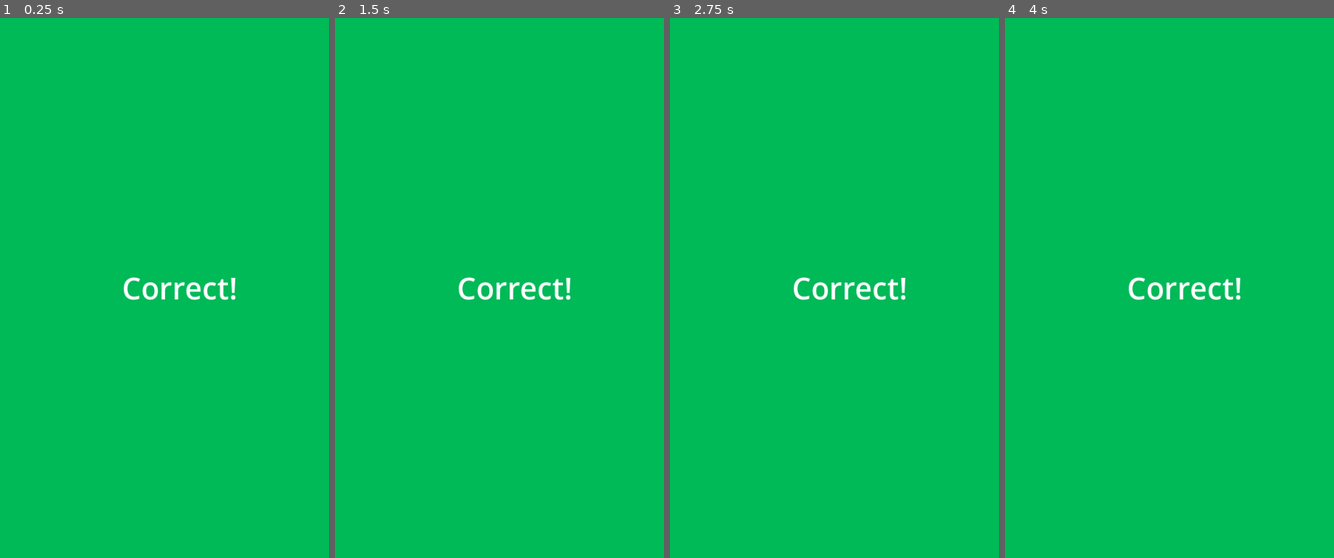
Above: before the commit, frames 1-4 (left to right).
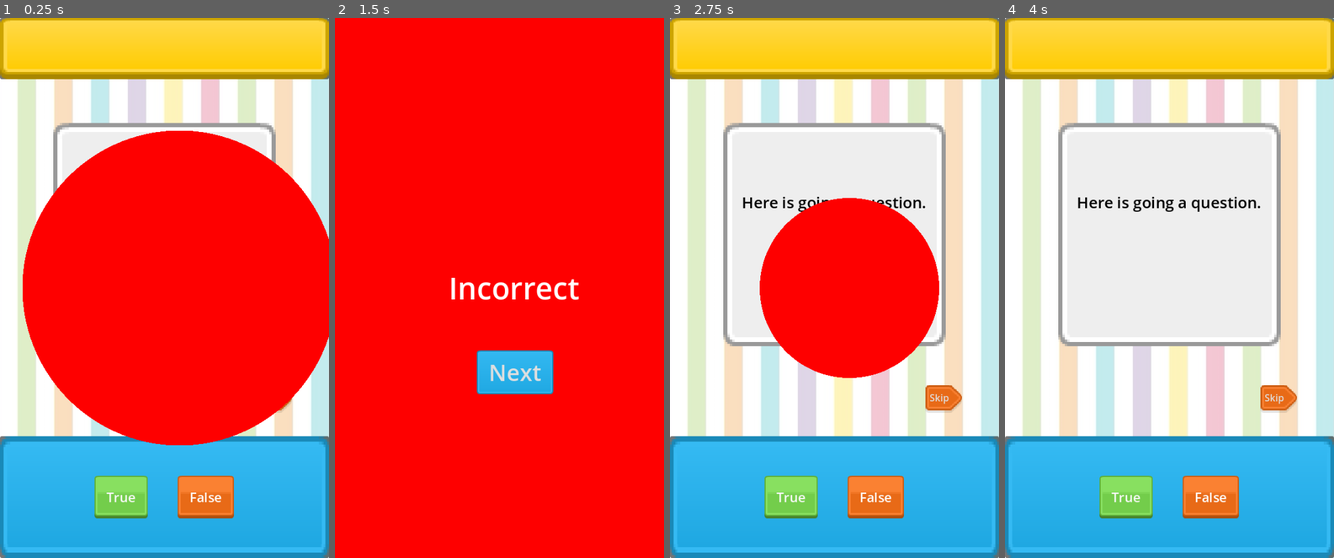
Above: after the commit, the same moments.

Repository: gus0117/godot-true-or-false-game
Game: Godot game, scene res://Scenes/ui_true_or_false.tscn
Two runs of this game, one before a commit and one after it. Both use one fixed random seed, a clock stepped at 60 frames per second and the inputs below. The project has no main scene, so this scene is started directly.
Inputs (mouse positions are in pixels of both pictures, inside the frame that each line leads up to):
- Up to frame 1 (0.25 s): no input
- Up to frame 2 (1.5 s): click "Skip" at 0.5 s; click "Skip" at 1.25 s
- Up to frame 3 (2.75 s): click (850, 374) at 2 s, where only the run after the commit has a clickable "Next"
- Up to frame 4 (4 s): click "True" at 2.75 s; click "False" at 3.5 s

The runs differ from the first frame. In frame 1, 100% of the frame differs, in the area x 0-100%, y 0-100%; in frame 2, 100%; in frame 3, 100%; in frame 4, 100%.

Commit message:
Add logic to popup component

Diff:
--- a/Scenes/popup_componet.tscn
+++ b/Scenes/popup_componet.tscn
@@ -1,14 +1,162 @@
-[gd_scene load_steps=4 format=3 uid="uid://dgs4lt2aivkvq"]
+[gd_scene load_steps=12 format=3 uid="uid://dgs4lt2aivkvq"]
 
 [ext_resource type="Shader" path="res://Shaders/popup_componet.gdshader" id="1_jx36v"]
 [ext_resource type="Script" path="res://Scripts/popup_componet.gd" id="1_yhecv"]
+[ext_resource type="Texture2D" uid="uid://b28vcnbp4601h" path="res://Assets/Panel/blue_button05.png" id="3_steuu"]
 
 [sub_resource type="ShaderMaterial" id="ShaderMaterial_h4hda"]
 shader = ExtResource("1_jx36v")
-shader_parameter/amt = 1.0
+shader_parameter/amt = 0.0
 shader_parameter/edge_softness = 0.0
 shader_parameter/color = Color(0, 0.72549, 0.341176, 1)
 shader_parameter/screen_size = Vector2(900, 900)
+
+[sub_resource type="StyleBoxTexture" id="StyleBoxTexture_v2qwd"]
+texture = ExtResource("3_steuu")
+texture_margin_left = 20.0
+texture_margin_top = 10.0
+texture_margin_right = 20.0
+texture_margin_bottom = 10.0
+
+[sub_resource type="StyleBoxTexture" id="StyleBoxTexture_wmhwp"]
+texture = ExtResource("3_steuu")
+texture_margin_left = 20.0
+texture_margin_top = 10.0
+texture_margin_right = 20.0
+texture_margin_bottom = 10.0
+
+[sub_resource type="StyleBoxTexture" id="StyleBoxTexture_oskif"]
+texture = ExtResource("3_steuu")
+texture_margin_left = 20.0
+texture_margin_top = 10.0
+texture_margin_right = 20.0
+texture_margin_bottom = 10.0
+
+[sub_resource type="Animation" id="Animation_imjvp"]
+resource_name = "show"
+length = 0.8
+tracks/0/type = "value"
+tracks/0/imported = false
+tracks/0/enabled = true
+tracks/0/path = NodePath("BgColor:material:shader_parameter/amt")
+tracks/0/interp = 1
+tracks/0/loop_wrap = true
+tracks/0/keys = {
+"times": PackedFloat32Array(0, 0.8),
+"transitions": PackedFloat32Array(1, 1),
+"update": 0,
+"values": [0.0, 1.0]
+}
+tracks/1/type = "value"
+tracks/1/imported = false
+tracks/1/enabled = true
+tracks/1/path = NodePath("Label:visible")
+tracks/1/interp = 1
+tracks/1/loop_wrap = true
+tracks/1/keys = {
+"times": PackedFloat32Array(0, 0.8),
+"transitions": PackedFloat32Array(1, 1),
+"update": 1,
+"values": [false, true]
+}
+tracks/2/type = "value"
+tracks/2/imported = false
+tracks/2/enabled = true
+tracks/2/path = NodePath("NextBtn:visible")
+tracks/2/interp = 1
+tracks/2/loop_wrap = true
+tracks/2/keys = {
+"times": PackedFloat32Array(0, 0.8),
+"transitions": PackedFloat32Array(1, 1),
+"update": 1,
+"values": [false, true]
+}
+
+[sub_resource type="Animation" id="Animation_x76qi"]
+length = 0.001
+tracks/0/type = "value"
+tracks/0/imported = false
+tracks/0/enabled = true
+tracks/0/path = NodePath("BgColor:material:shader_parameter/amt")
+tracks/0/interp = 1
+tracks/0/loop_wrap = true
+tracks/0/keys = {
+"times": PackedFloat32Array(0),
+"transitions": PackedFloat32Array(1),
+"update": 0,
+"values": [0.0]
+}
+tracks/1/type = "value"
+tracks/1/imported = false
+tracks/1/enabled = true
+tracks/1/path = NodePath("Label:visible")
+tracks/1/interp = 1
+tracks/1/loop_wrap = true
+tracks/1/keys = {
+"times": PackedFloat32Array(0),
+"transitions": PackedFloat32Array(1),
+"update": 1,
+"values": [false]
+}
+tracks/2/type = "value"
+tracks/2/imported = false
+tracks/2/enabled = true
+tracks/2/path = NodePath("NextBtn:visible")
+tracks/2/interp = 1
+tracks/2/loop_wrap = true
+tracks/2/keys = {
+"times": PackedFloat32Array(0),
+"transitions": PackedFloat32Array(1),
+"update": 1,
+"values": [false]
+}
+
+[sub_resource type="Animation" id="Animation_21hgx"]
+resource_name = "hide"
+length = 0.8
+tracks/0/type = "value"
+tracks/0/imported = false
+tracks/0/enabled = true
+tracks/0/path = NodePath("BgColor:material:shader_parameter/amt")
+tracks/0/interp = 1
+tracks/0/loop_wrap = true
+tracks/0/keys = {
+"times": PackedFloat32Array(0, 0.8),
+"transitions": PackedFloat32Array(1, 1),
+"update": 0,
+"values": [1.0, 0.0]
+}
+tracks/1/type = "value"
+tracks/1/imported = false
+tracks/1/enabled = true
+tracks/1/path = NodePath("Label:visible")
+tracks/1/interp = 1
+tracks/1/loop_wrap = true
+tracks/1/keys = {
+"times": PackedFloat32Array(0, 0.3),
+"transitions": PackedFloat32Array(1, 1),
+"update": 1,
+"values": [true, false]
+}
+tracks/2/type = "value"
+tracks/2/imported = false
+tracks/2/enabled = true
+tracks/2/path = NodePath("NextBtn:visible")
+tracks/2/interp = 1
+tracks/2/loop_wrap = true
+tracks/2/keys = {
+"times": PackedFloat32Array(0, 0.3),
+"transitions": PackedFloat32Array(1, 1),
+"update": 1,
+"values": [true, false]
+}
+
+[sub_resource type="AnimationLibrary" id="AnimationLibrary_ucqje"]
+_data = {
+"RESET": SubResource("Animation_x76qi"),
+"hide": SubResource("Animation_21hgx"),
+"show": SubResource("Animation_imjvp")
+}
 
 [node name="PopupComponet" type="Control"]
 layout_mode = 3
@@ -18,8 +166,10 @@
 grow_horizontal = 2
 grow_vertical = 2
 script = ExtResource("1_yhecv")
-
-[node name="ColorRect" type="ColorRect" parent="."]
+failColor = Color(0.996078, 0, 0, 1)
+successColor = Color(0, 0.752941, 0, 1)
+
+[node name="BgColor" type="ColorRect" parent="."]
 material = SubResource("ShaderMaterial_h4hda")
 layout_mode = 1
 anchors_preset = 15
@@ -29,6 +179,7 @@
 grow_vertical = 2
 
 [node name="Label" type="Label" parent="."]
+visible = false
 layout_mode = 1
 anchors_preset = 15
 anchor_right = 1.0
@@ -39,3 +190,30 @@
 text = "Correct!"
 horizontal_alignment = 1
 vertical_alignment = 1
+
+[node name="NextBtn" type="Button" parent="."]
+visible = false
+layout_mode = 1
+anchors_preset = 8
+anchor_left = 0.5
+anchor_top = 0.5
+anchor_right = 0.5
+anchor_bottom = 0.5
+offset_left = -22.0
+offset_top = 125.0
+offset_right = 23.0
+offset_bottom = 156.0
+grow_horizontal = 2
+grow_vertical = 2
+theme_override_font_sizes/font_size = 38
+theme_override_styles/normal = SubResource("StyleBoxTexture_v2qwd")
+theme_override_styles/hover = SubResource("StyleBoxTexture_wmhwp")
+theme_override_styles/pressed = SubResource("StyleBoxTexture_oskif")
+text = "Next"
+
+[node name="AnimationPlayer" type="AnimationPlayer" parent="."]
+libraries = {
+"": SubResource("AnimationLibrary_ucqje")
+}
+
+[connection signal="pressed" from="NextBtn" to="." method="_on_next_btn_pressed"]
--- a/Scripts/popup_componet.gd
+++ b/Scripts/popup_componet.gd
@@ -1,12 +1,37 @@
 extends Control
 
+# References
 @onready var label = $Label
+@onready var bg_color = $BgColor
+@onready var animation_player = $AnimationPlayer
 
-# Called when the node enters the scene tree for the first time.
+# Color Settings
+@export var failColor : Color
+@export var successColor: Color
+
+#Text Settings
+@export var failText := "Incorrect"
+@export var successText := "Correct"
+
+# Signals
+signal on_next # Signal to pass to next question
+
 func _ready():
-	pass # Replace with function body.
+	ShowIncorrectMsg()
 
+func ShowCorrectMsg() -> void:
+	bg_color.material.set_shader_parameter("color", successColor)
+	label.text = successText
+	animation_player.play("show")
 
-# Called every frame. 'delta' is the elapsed time since the previous frame.
-func _process(delta):
-	pass
+func ShowIncorrectMsg() -> void:
+	bg_color.material.set_shader_parameter("color", failColor)
+	label.text = failText
+	animation_player.play("show")
+
+func HidePopup() -> void:
+	animation_player.play("hide")
+
+func _on_next_btn_pressed():
+	on_next.emit()
+	HidePopup()
